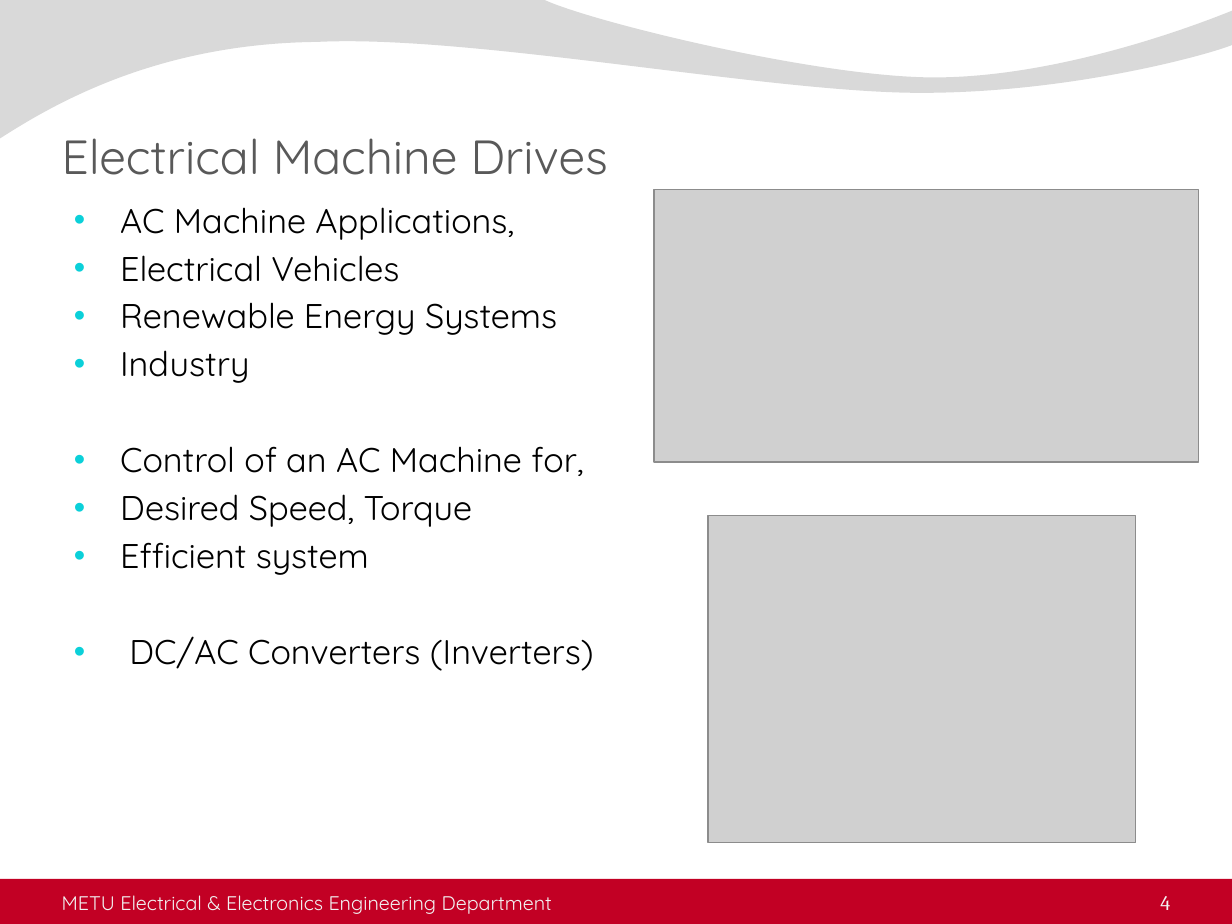
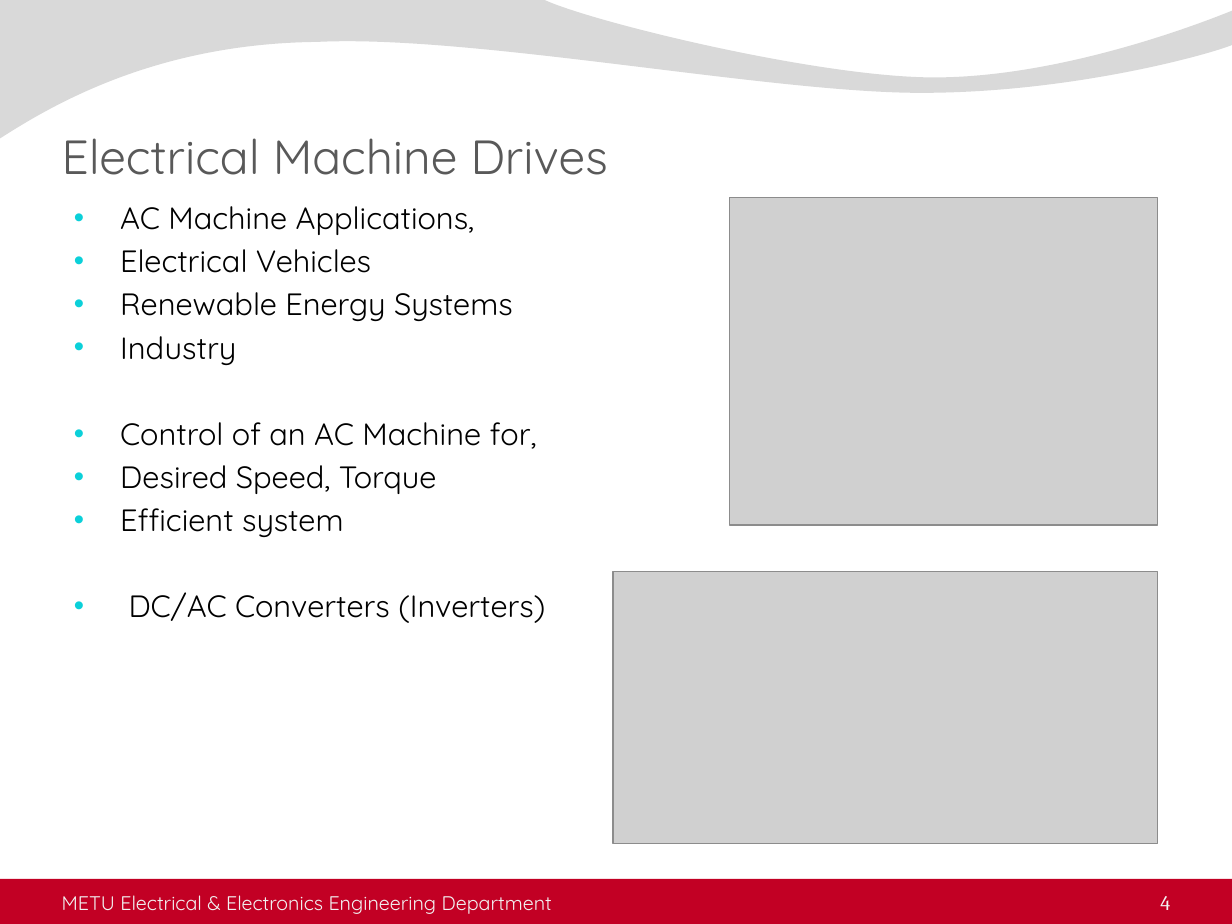
Before and after one commit to ahmetcan-akuz/Thesis, a slide deck: slide 4 of Seminar/metu_eee_seminar_presentation.pptx. Drawn at 1232x924 pixels with LibreOffice and Linux fonts; fonts in the diff are those of the drawing; grey boxes stand for pictures; background and template pictures are left out. Boxes give left, top, right and bottom in pixels: in the first picture for what was removed or moved away, otherwise in the second. Text is boxed around its words. In the diff, an @@ line names an element or a change of style, - is before the commit and + after.

```diff
--- a/Seminar/metu_eee_seminar_presentation.pptx
+++ b/Seminar/metu_eee_seminar_presentation.pptx
@@ text "AC Machine Applications," at (x1=120, y1=206, x2=545, y2=623): size 20 to 18 pt @@
@@ picture moved from (x1=708, y1=516, x2=1136, y2=844) to (x1=729, y1=198, x2=1157, y2=526) @@
@@ picture moved from (x1=654, y1=190, x2=1199, y2=462) to (x1=614, y1=572, x2=1158, y2=844) @@
```
Also in this commit, not shown: 11 other slides changed, 1 slide added, 1 slide removed, 4 other files.
